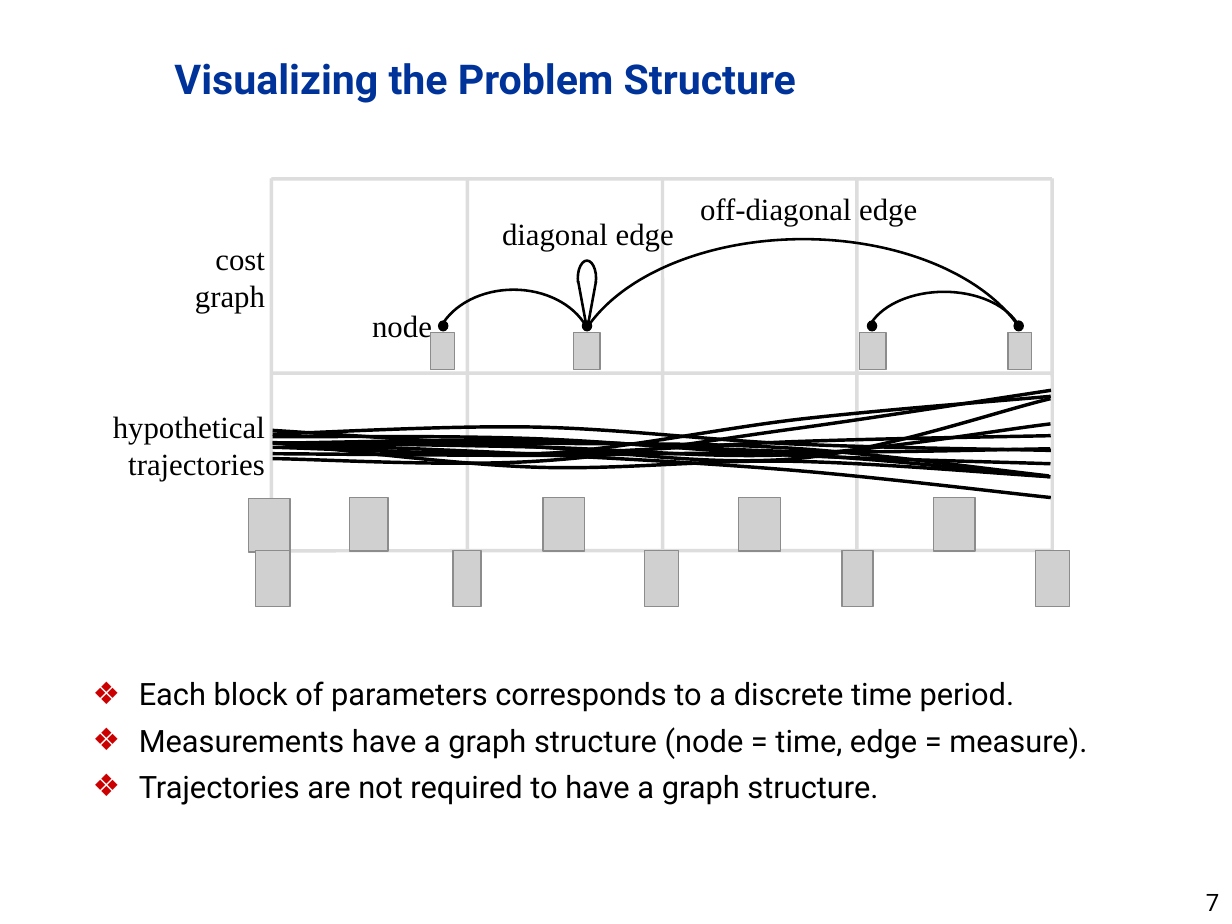
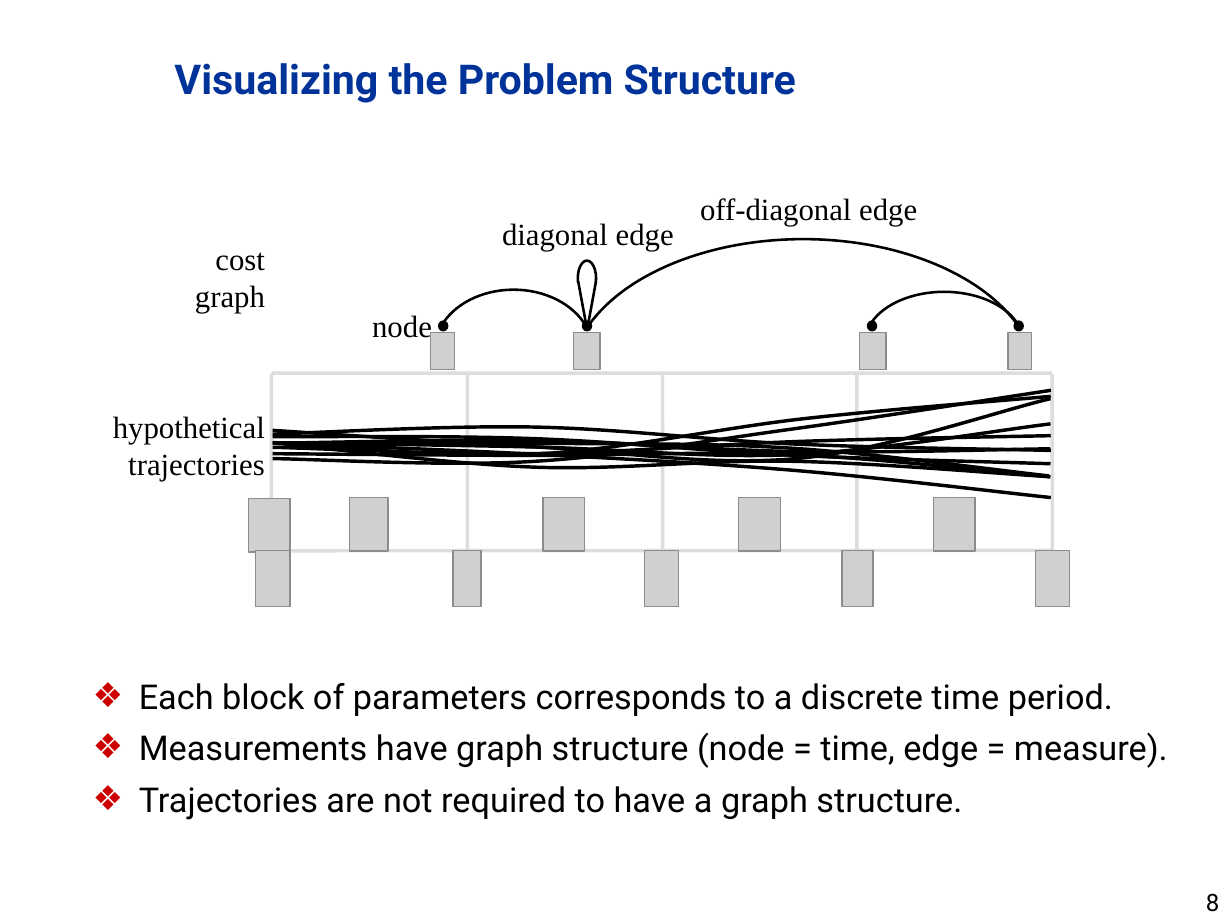
Before and after one commit to dddvision/functionalnavigation, a slide deck: slide 8 of docs/JNC2011/presentation.pptx (slide 7 before the commit). Drawn at 1232x924 pixels with LibreOffice and Linux fonts; fonts in the diff are those of the drawing; grey boxes stand for pictures; background and template pictures are left out. Boxes give left, top, right and bottom in pixels: in the first picture for what was removed or moved away, otherwise in the second. Text is boxed around its words. In the diff, an @@ line names an element or a change of style, - is before the commit and + after.

```diff
--- a/docs/JNC2011/presentation.pptx
+++ b/docs/JNC2011/presentation.pptx
@@ line removed from (271, 179) to (1052, 179) @@
@@ line moved from (271, 179) - (271, 552) to (271, 375) - (271, 552) @@
@@ line moved from (467, 179) - (467, 552) to (467, 375) - (467, 552) @@
@@ line moved from (663, 179) - (663, 552) to (663, 375) - (663, 552) @@
@@ line moved from (856, 179) - (856, 552) to (856, 375) - (856, 552) @@
@@ line moved from (1052, 179) - (1052, 552) to (1052, 375) - (1052, 552) @@
@@ text at (139,683,1113,820): size 18 to 20 pt in "Each block of parameters corresponds to a ...", "Trajectories are not required to have a ..." @@
@@ text at (139,732,1168,768): text changed; size 18 to 20 pt @@
-❖ Measurements have a graph structure (node = time, edge = measure).
+❖ Measurements have graph structure (node = time, edge = measure).
@@ page number at (1206,893,1219,912): text changed @@
-7
+8
```
Also in this commit, not shown: 13 other slides changed, 2 slides added, 4 slides removed.
